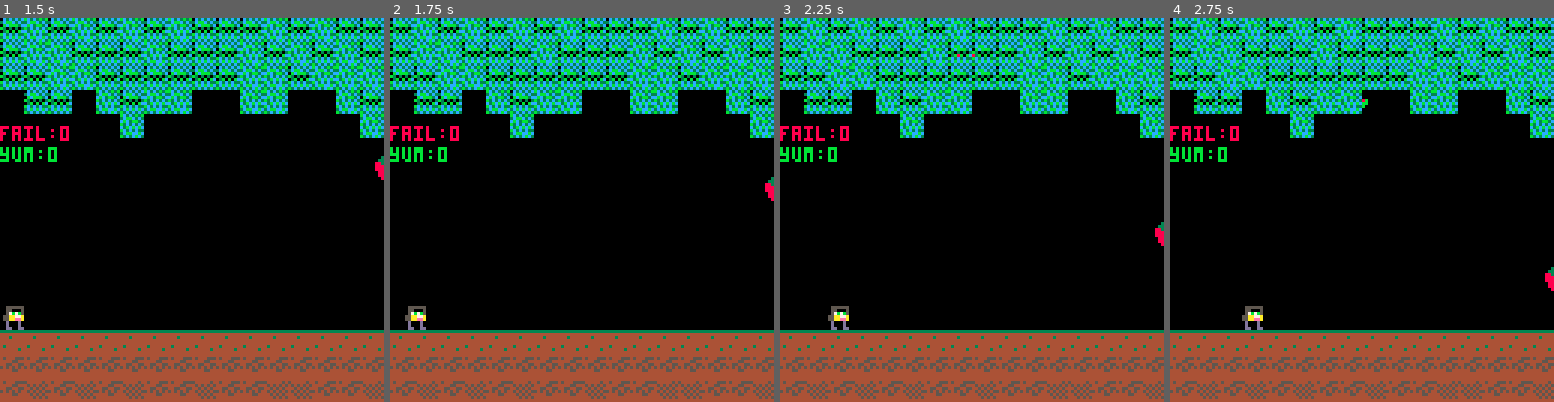
Above: before the commit, frames 1-4 (left to right).
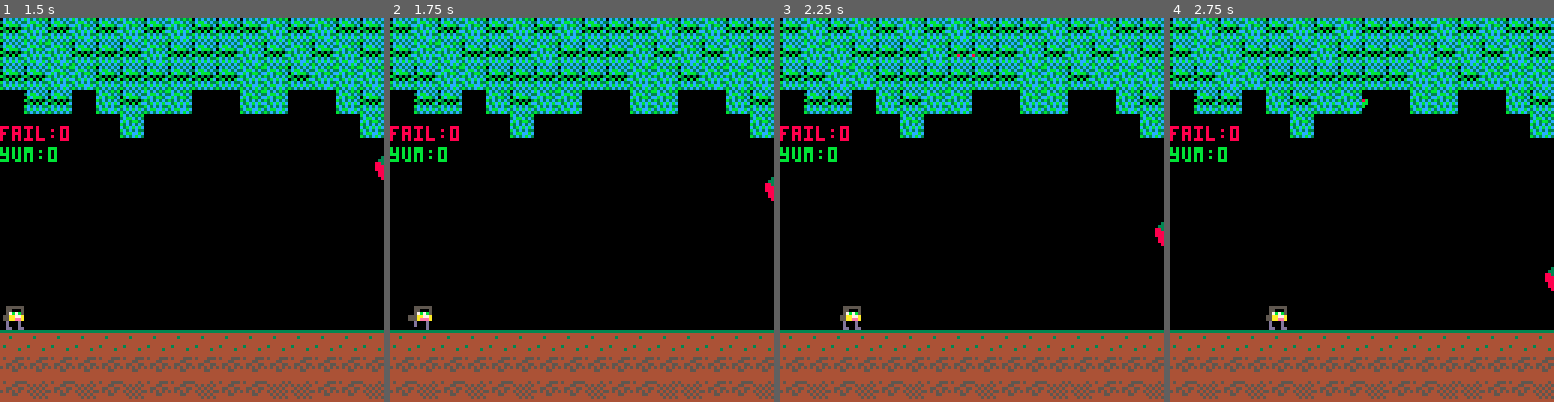
Above: after the commit, the same moments.

Repository: suletm/fruitomania
Game: PICO-8 cartridge fruitomania.p8
Same seed, same stepped clock (60 frames per second), same inputs: the game is played once before the commit and once after it.
Inputs:
- Up to frame 1 (1.5 s): tap O (Z key) at 0.7 s
- Up to frame 2 (1.75 s): hold Right from 1.6 s (still down); tap O (Z key) at 1.7 s
- Up to frame 3 (2.25 s): release Right at 2.1 s; tap O (Z key) at 2.1 s
- Up to frame 4 (2.75 s): hold Right from 2.47 s (still down); tap O (Z key) at 2.5 s

Frame 1 is identical in both runs. In frame 2, 0.3% of the frame differs, in the area x 3-11%, y 75-82%; in frame 3, 0.3%; in frame 4, 0.5%, in the area x 18-31%, y 75-82%.

Commit message:
Implemented running with the z button

Diff:
--- a/fruitomania.p8
+++ b/fruitomania.p8
@@ -29,6 +29,7 @@
     player.speed = 1
     player.direction = lookright // initialize char looking to the right
     player.score = {["yum"] = 0, ["fail"] = 0}
+    player.runspeed = 3
 
     // keeps track of active berries on the screen
     active_berries = {}
@@ -94,11 +95,19 @@
 
     move_berries() // advances berry movement from the sky
     if btn(0) then
-        player.x = player.x - player.speed*1
+        if btn(4) then
+            player.x = player.x - player.runspeed
+        else
+            player.x = player.x - player.speed
+        end
         player.direction = lookleft
     end
     if btn(1) then
-        player.x = player.x + player.speed*1
+        if btn(4) then
+            player.x = player.x + player.runspeed
+        else
+            player.x = player.x + player.speed
+        end
         player.direction = lookright
     end
     if btn(0) or btn(1) then
